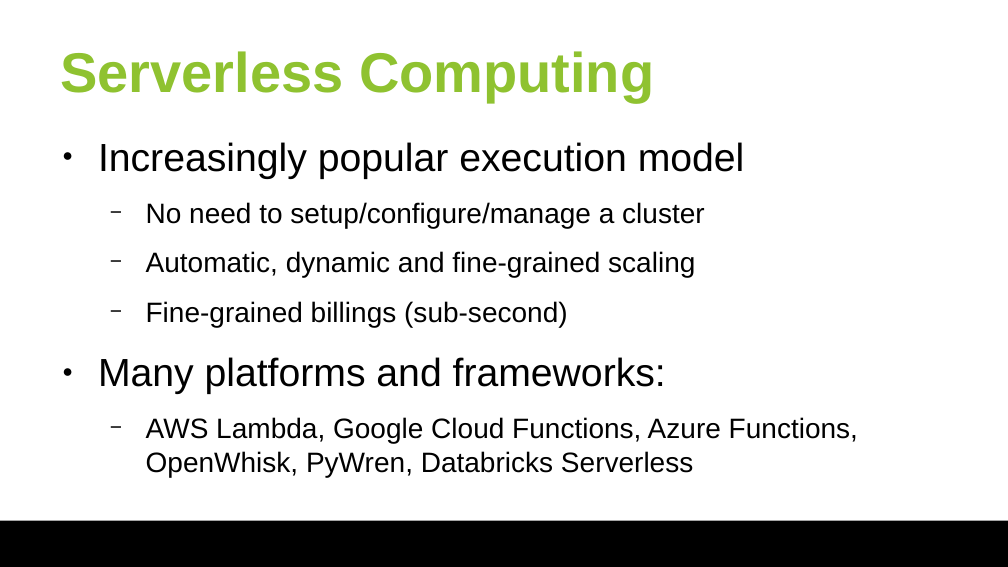
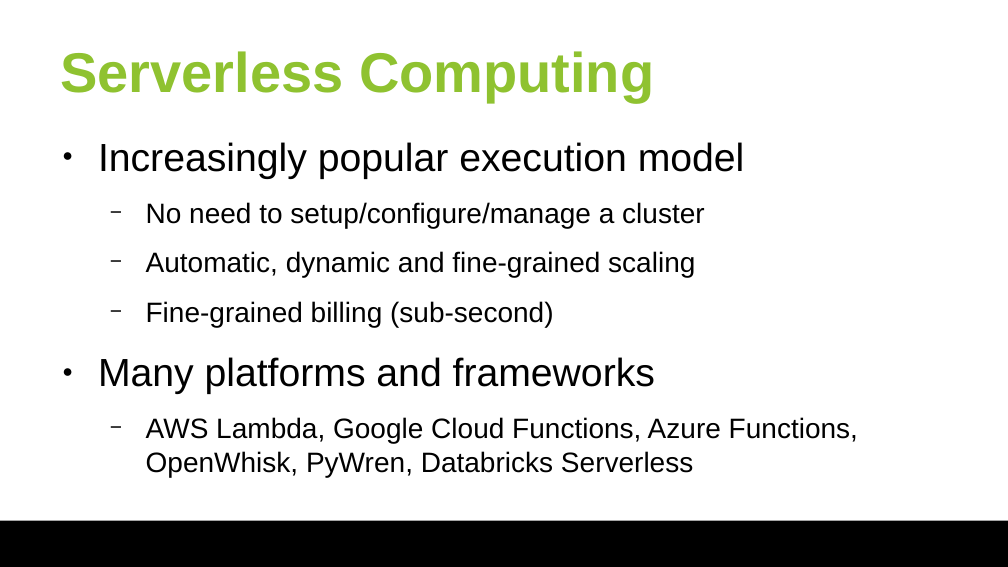
Before and after one commit to huangyibo/spark-summit-18, a slide deck: slide 2 of slides/spark-summit-18.odp. Drawn at 1008x567 pixels with LibreOffice and Linux fonts; fonts in the diff are those of the drawing; background and template pictures are left out. Boxes give left, top, right and bottom in pixels: in the first picture for what was removed or moved away, otherwise in the second. Text is boxed around its words. In the diff, an @@ line names an element or a change of style, - is before the commit and + after.

```diff
--- a/slides/spark-summit-18.odp
+++ b/slides/spark-summit-18.odp
@@ text at (98,301,655,394): text changed @@
-  − Fine-grained billings (sub-second)
-● Many platforms and frameworks:
+  − Fine-grained billing (sub-second)
+● Many platforms and frameworks
```
Also in this commit, not shown: 3 other slides changed.
